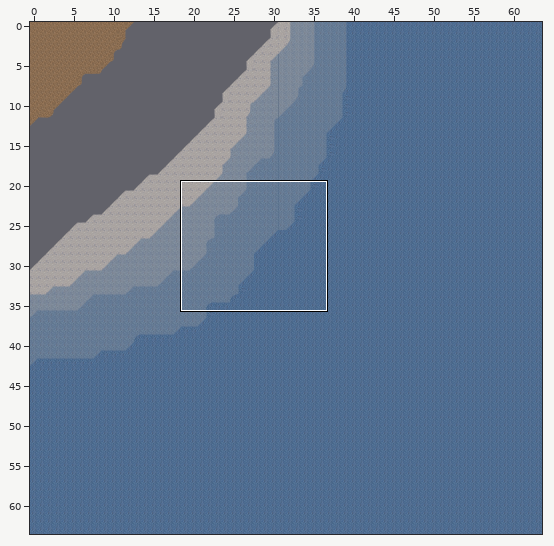
An edit to a level. Tiled map, maps/6.tmx. Above: a wide view before the commit, with the close-up outlined.
Close-up. Before:
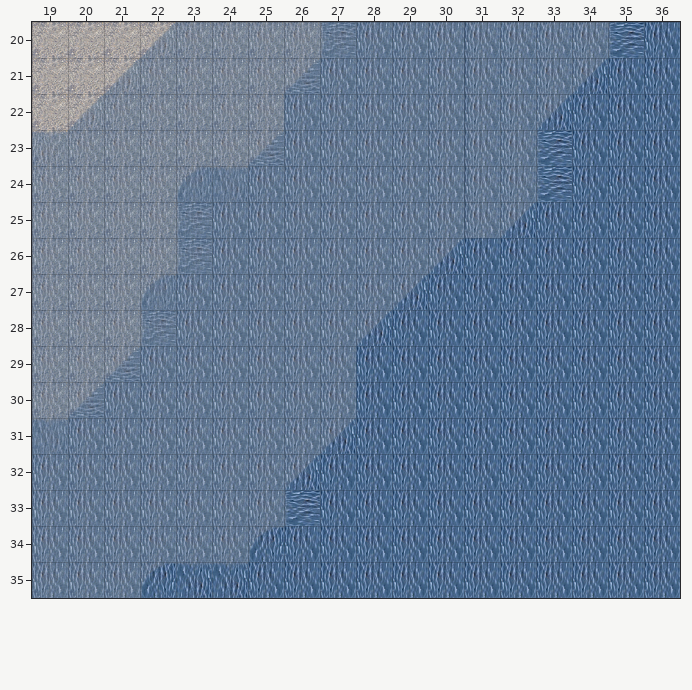
Cells are 128x128 px. Shown: x 19..36, y 20..35. The commit also changed other parts of the map, which this record leaves out. Not drawn, because the pictures are missing: unchanged layer "dirt".
After the commit:
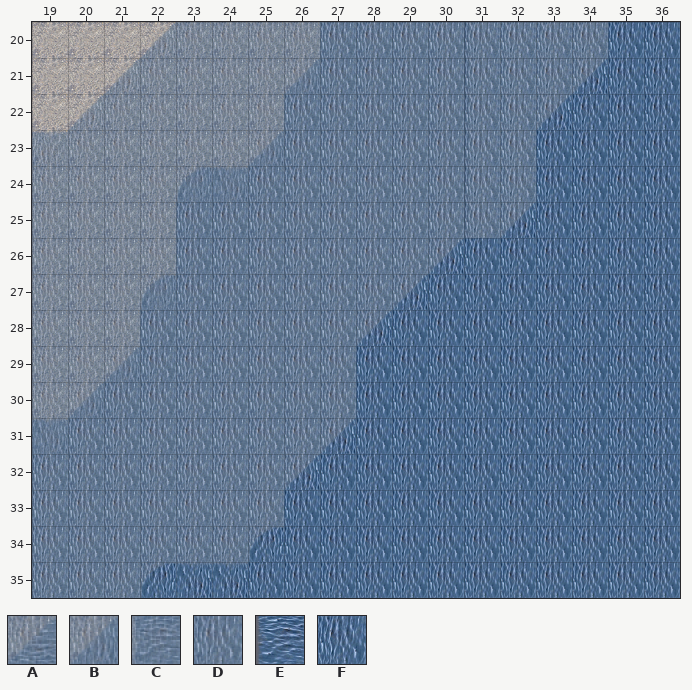
Key: from "water_and_ice": A 9 flipped up-down, B 9 turned 90, C 39, D 40 turned 270, E 126, F 127 turned 270.
_ is an empty cell, . an unchanged one.
See-through tiles are keyed as they look on the map.
The exact change:
--- layer "water2"
@@ x 26..27 @@
-20 .C
-21 A.
+20 .D
+21 B.
@@ x 25..25 @@
-23 A
+23 B
@@ x 23..23 @@
-25 C
-26 C
+25 D
+26 D
@@ x 20..22 @@
-28 ..C
-29 .A.
-30 A..
+28 ..D
+29 .B.
+30 B..
--- layer "water3"
@@ x 35..35 @@
-20 E
+20 F
@@ x 33..33 @@
-23 E
-24 E
+23 F
+24 F
@@ x 26..26 @@
-33 E
+33 F
Pixel boxes of the changes (left, top, right, bottom) in both close-ups:
changed: (285, 22, 356, 94)
changed: (608, 22, 644, 58)
changed: (249, 131, 284, 166)
changed: (536, 130, 572, 202)
changed: (176, 202, 212, 274)
changed: (69, 310, 176, 418)
changed: (284, 490, 320, 526)
